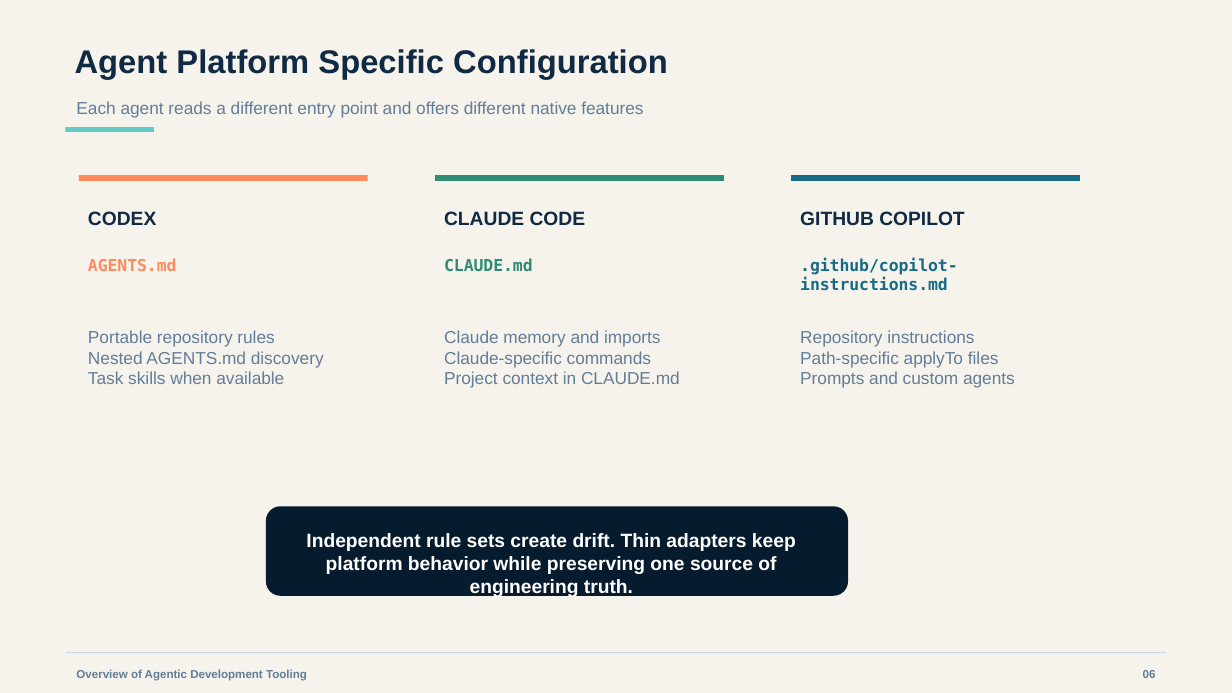
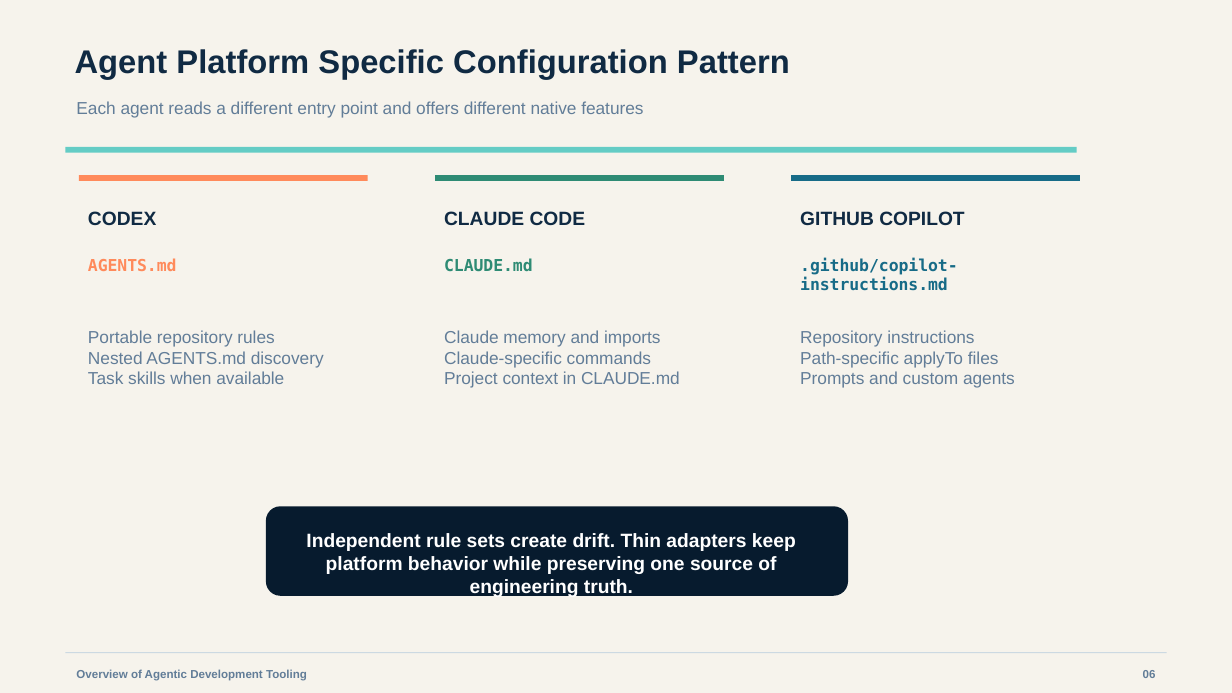
Before and after one commit to Starbender-Systems/engineering-standards, a slide deck: slide 4 of docs/presentations/development-tooling-v2.pptx. Drawn at 1232x693 pixels with LibreOffice and Linux fonts; fonts in the diff are those of the drawing. Boxes give left, top, right and bottom in pixels: in the first picture for what was removed or moved away, otherwise in the second. Text is boxed around its words. In the diff, an @@ line names an element or a change of style, - is before the commit and + after.

```diff
--- a/docs/presentations/development-tooling-v2.pptx
+++ b/docs/presentations/development-tooling-v2.pptx
@@ text at [75,49,790,80]: text changed @@
-Agent Platform Specific Configuration
+Agent Platform Specific Configuration Pattern
@@ rectangle removed at [66,128,154,132] @@
@@ rectangle added at [66,147,1077,152], fill #64CCC5 @@
```
Also in this commit, not shown: 10 other slides changed.
